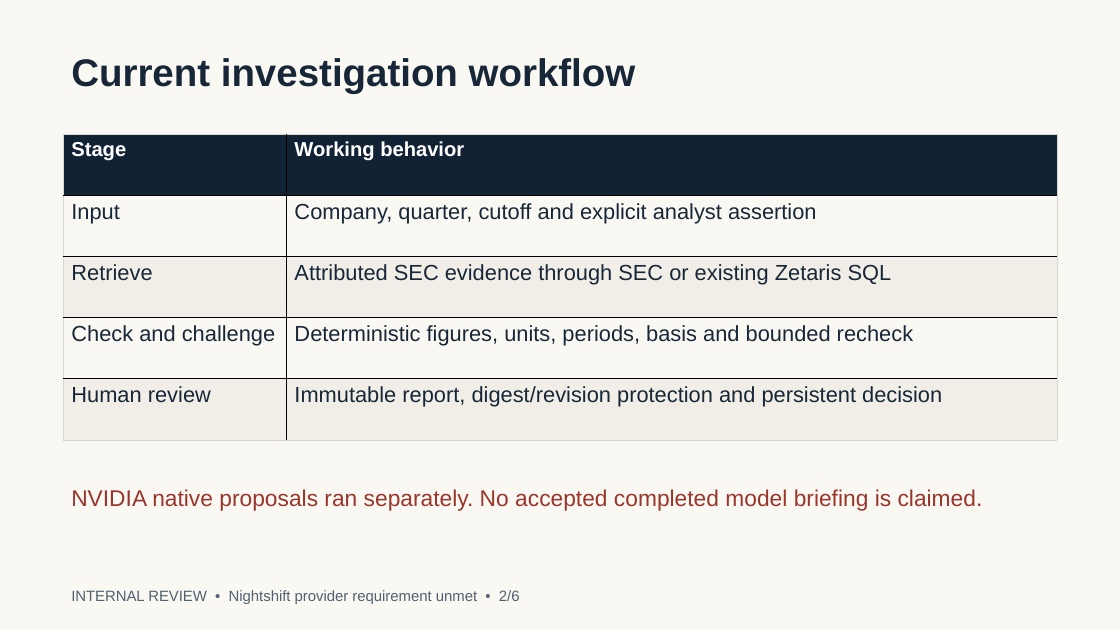
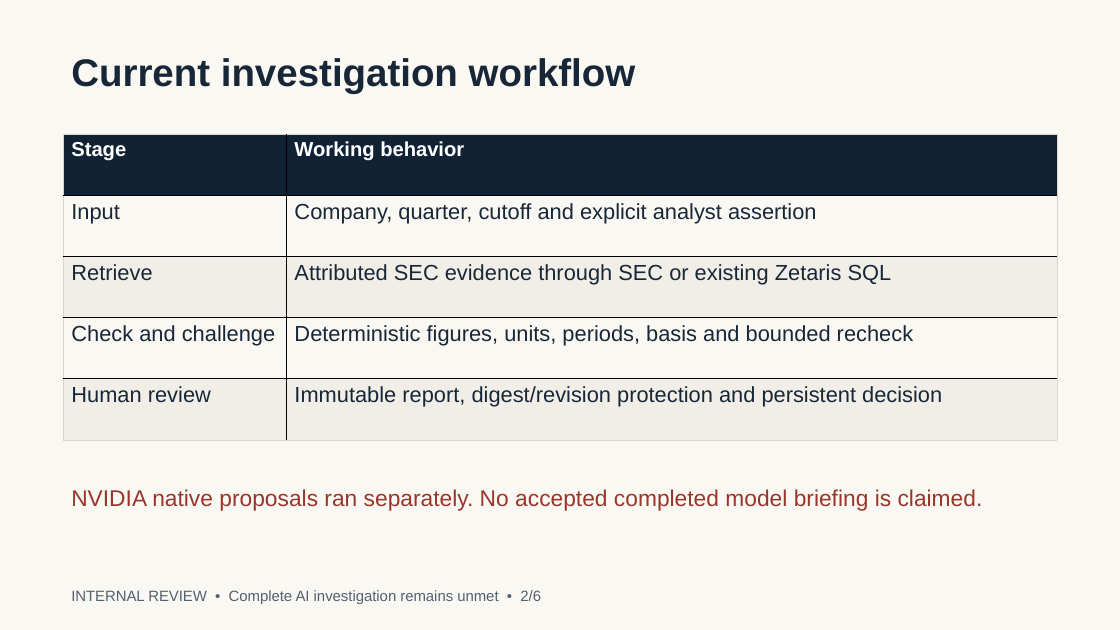
Before and after one commit to stevensamari29-byte/ClaimTrace, a slide deck: slide 2 of submission/claimtrace-slides.pptx. Drawn at 1120x630 pixels with LibreOffice and Linux fonts; fonts in the diff are those of the drawing. Boxes give left, top, right and bottom in pixels: in the first picture for what was removed or moved away, otherwise in the second. Text is boxed around its words. In the diff, an @@ line names an element or a change of style, - is before the commit and + after.

Commit message:
Verify Nightshift cloud inference and finalize disclosed submission assets

```diff
--- a/submission/claimtrace-slides.pptx
+++ b/submission/claimtrace-slides.pptx
@@ text at <box>71,590,541,604</box>: text changed @@
-INTERNAL REVIEW • Nightshift provider requirement unmet • 2/6
+INTERNAL REVIEW • Complete AI investigation remains unmet • 2/6
```
Also in this commit, not shown: 5 other slides changed, 21 other files.
